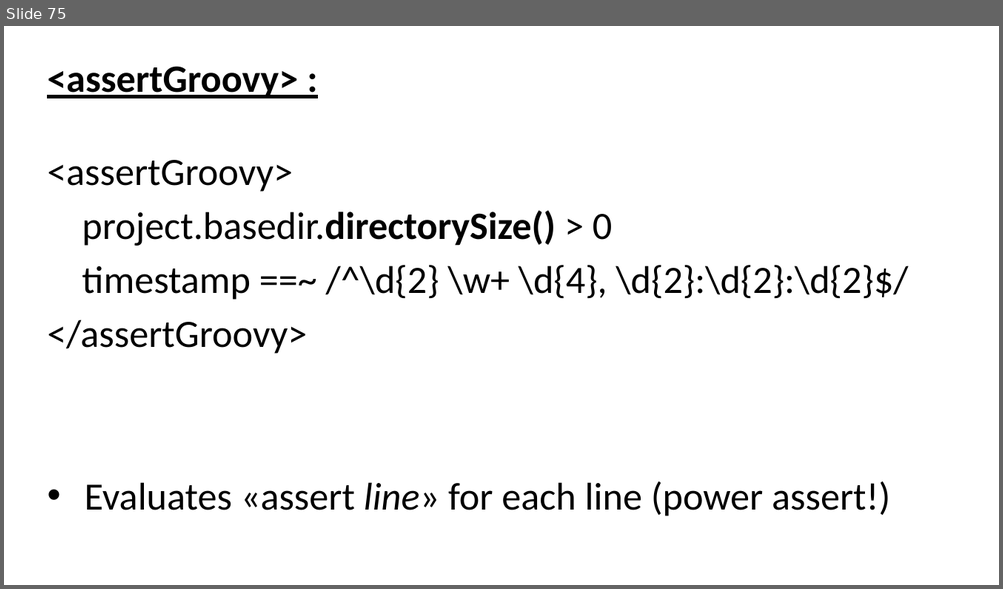
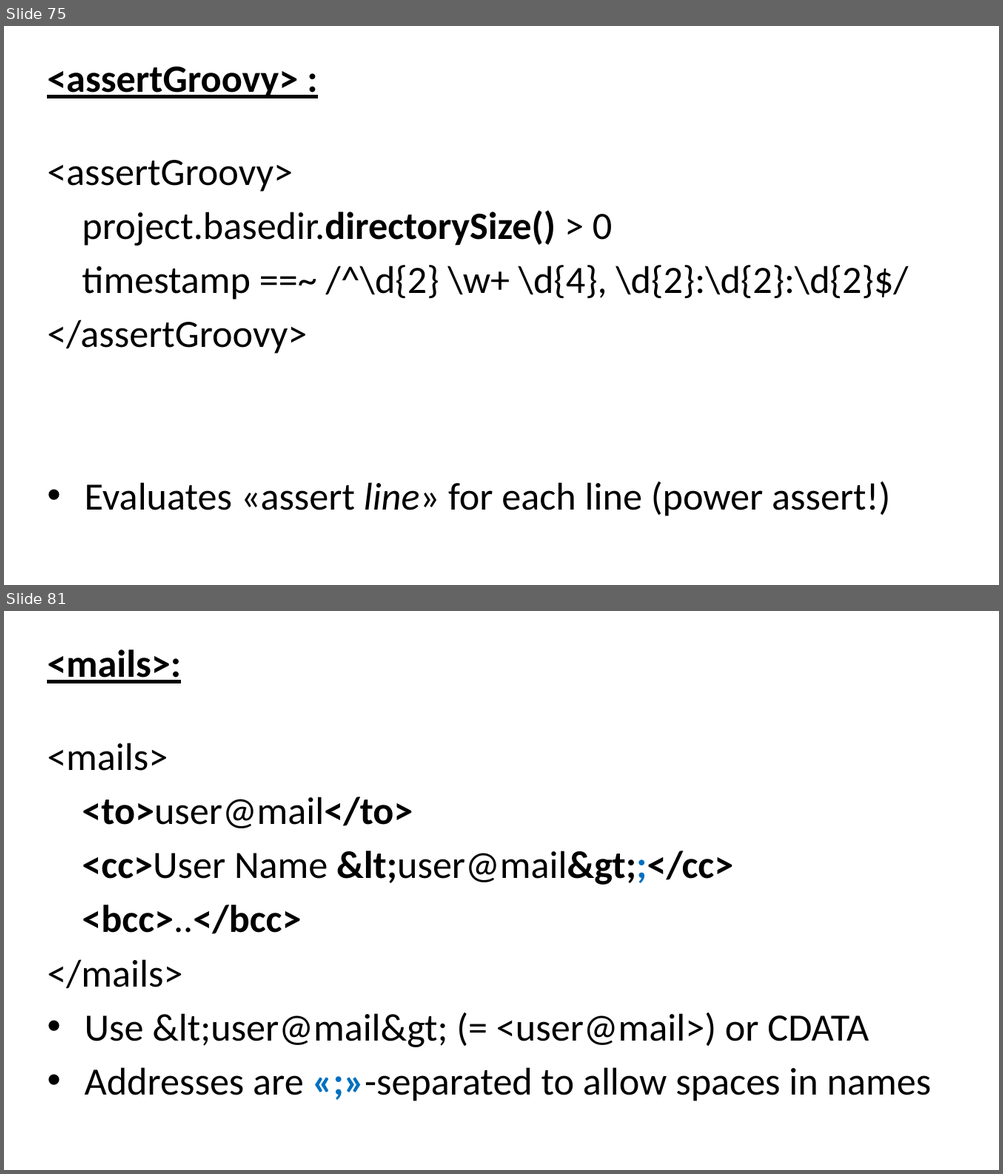
Before and after one commit to evgeny-goldin/maven-plugins, a slide deck: maven-plugins.pptx. Shown one above the other, each under a label of ours: slide 75 before the commit, slides 75 and 81 after it; the slides between them are not shown. The pictures are 1003x589 and 1003x1174 pixels, drawn with LibreOffice and Linux fonts; fonts in the diff are those of the drawing; background and template pictures are left out. Boxes give left, top, right and bottom in pixels: in the first picture for what was removed or moved away, otherwise in the second. Text is boxed around its words. In the diff, an @@ line names an element or a change of style, - is before the commit and + after.

```diff
--- a/maven-plugins.pptx
+++ b/maven-plugins.pptx
@@ slide 81 added at (4,611,999,1170), background picture (left out) @@
@@ text added at (47,649,931,1102), 28 pt, text #000000 @@
+<mails>:
+<mails>
+<to>user@mail</to>
+<cc>User Name &lt;user@mail&gt;;</cc>
+<bcc>..</bcc>
+</mails>
+• Use &lt;user@mail&gt; (= <user@mail>) or CDATA
+• Addresses are «;»-separated to allow spaces in names
```
Also in this commit, not shown: 10 slides changed, 11 other slides added, 1 slide removed.
